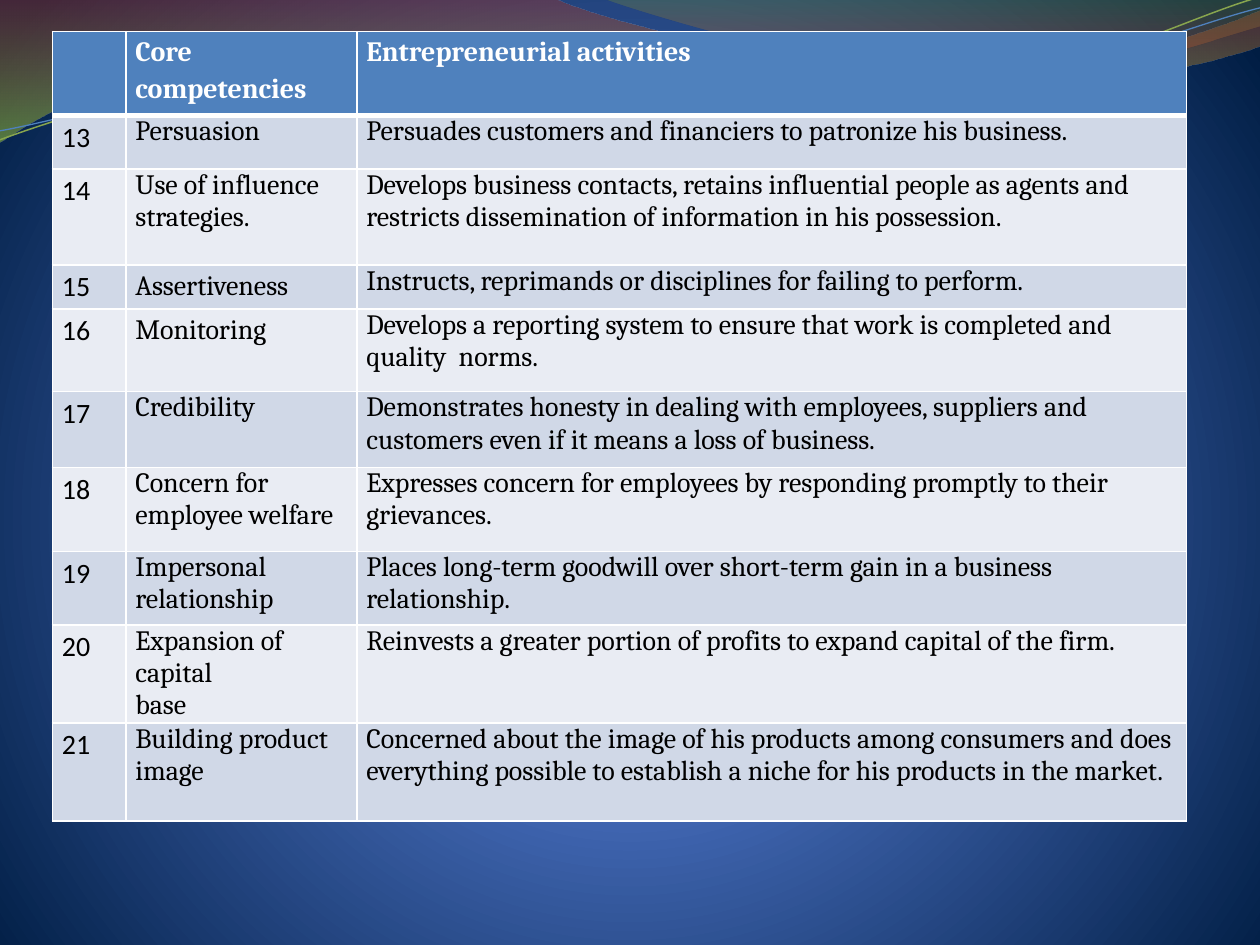
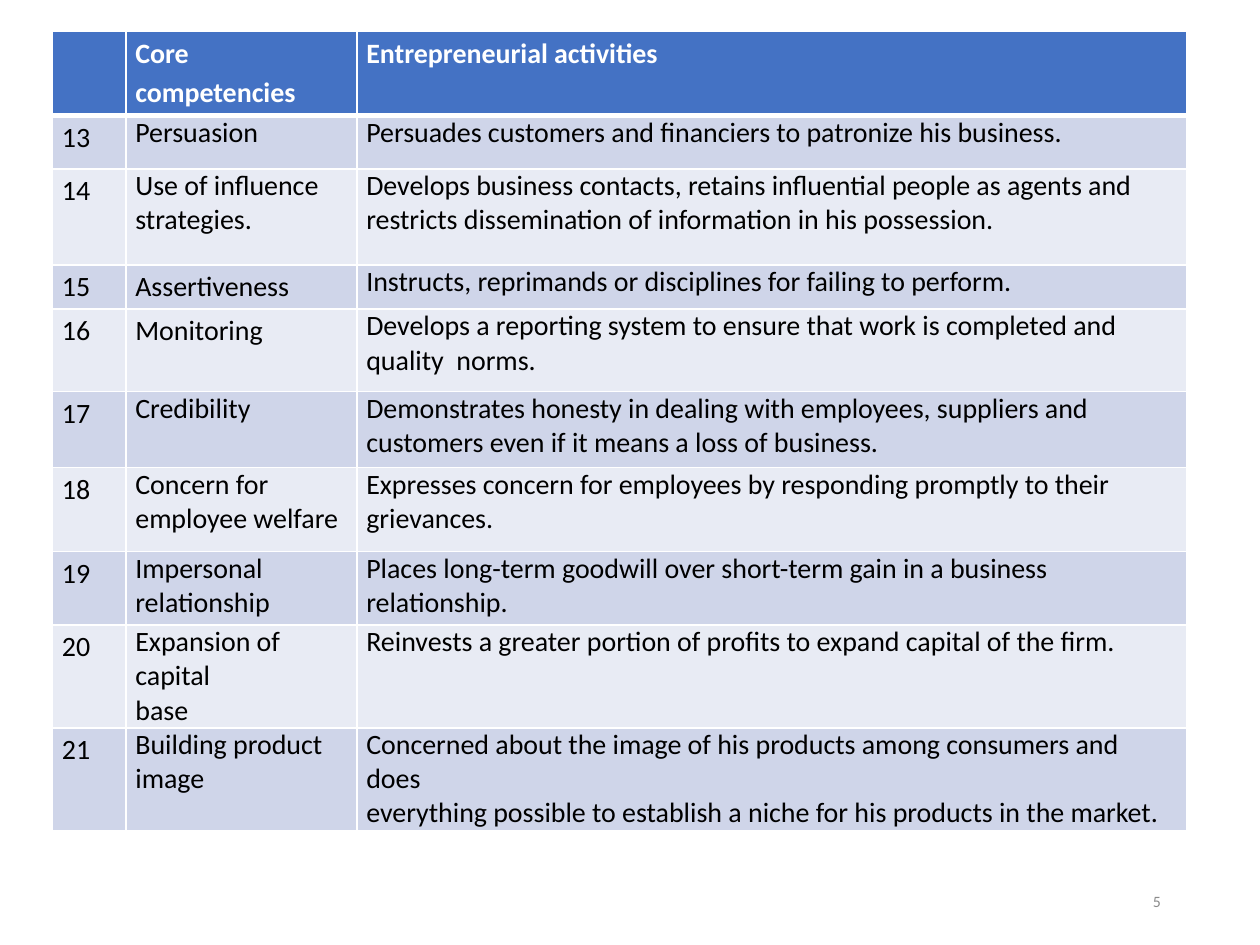
Before and after one commit to DroidFreak32/8sem, a slide deck: slide 5 of OME/ENTREPRENEURSHIP 1 unit4.pptx. Drawn at 1260x945 pixels with LibreOffice and Linux fonts; fonts in the diff are those of the drawing. Boxes give left, top, right and bottom in pixels: in the first picture for what was removed or moved away, otherwise in the second. Text is boxed around its words. In the diff, an @@ line names an element or a change of style, - is before the commit and + after.

```diff
--- a/OME/ENTREPRENEURSHIP 1 unit4.pptx
+++ b/OME/ENTREPRENEURSHIP 1 unit4.pptx
@@ background gradient #4D75D6 to #4E72C7 to #001F44 to #FFFFFF @@
@@ freeform shape removed at (0, 0, 1260, 142) @@
@@ freeform shape removed at (0, 0, 1260, 147) @@
@@ freeform shape removed at (0, 8, 1260, 141) @@
@@ freeform shape removed at (604, 0, 1260, 87) @@
@@ table at (53, 32, 1186, 831) @@
@@ fill #4F81BD to #4472C4 in row 1 @@
@@ fill #D0D8E8 to #CFD5EA in 15 cells @@
@@ fill #E9EDF4 to #E9EBF5 in 12 cells @@
@@ font Cambria to Calibri @@
@@ page number added at (1153, 897, 1161, 907), 9 pt, text #8C8C8C @@
+5
```
Also in this commit, not shown: 18 other slides changed, 13 other files.
